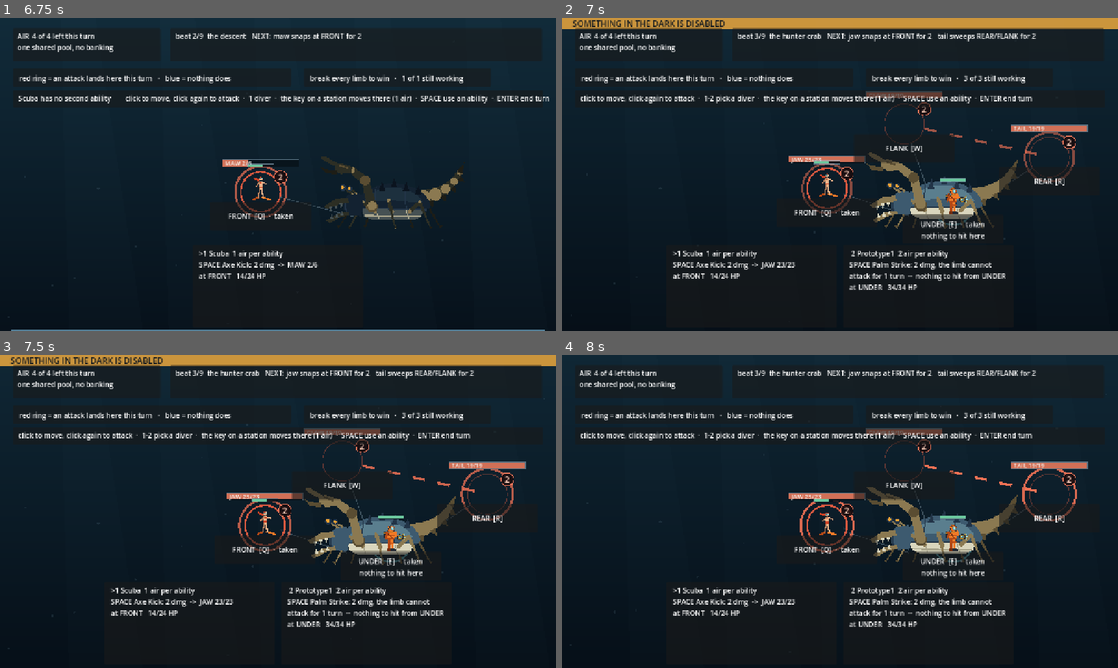
Above: before the commit, frames 1-4 (two rows, left to right).
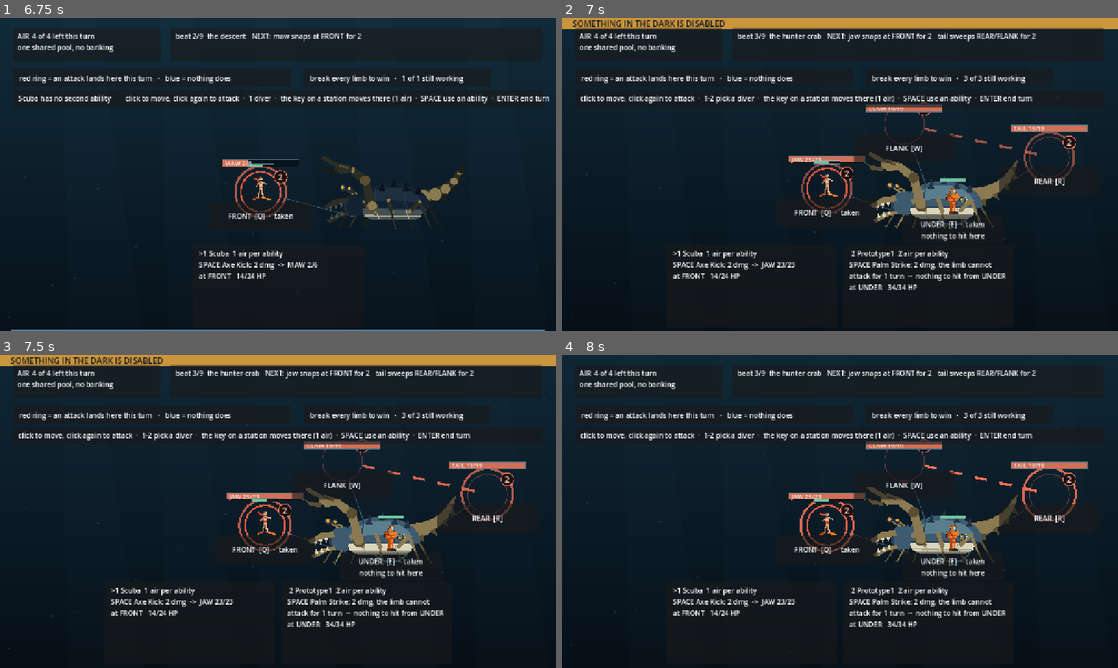
Above: after the commit, the same moments.

Repository: ImmortalDemonGod/salvage
Game: Godot game, scene res://game/main.tscn
The game is run twice, just before and just after one commit, with the same random seed, the same clock (stepped at 60 frames per second) and the same inputs.
Inputs (mouse positions are in pixels of both pictures, inside the frame that each line leads up to):
- Up to frame 1 (6.75 s): tap Enter every 0.75 s from 0.5 to 4.25 s; move the mouse to (400, 158) at 0.52 s; hold W 0.53-1.25 s; tap 1 at 0.6 s; click (400, 158) at 0.67 s; tap Space at 0.77, 3.77 s; drag from (166, 190) to (250, 237) at 1.27 s; move the mouse to (333, 105) at 2.02 s; hold W 2.03-2.75 s; tap 3 at 2.1 s; drag from (250, 237) to (111, 127) at 2.77 s; move the mouse to (444, 221) at 3.52 s; tap Q at 3.6 s; drag from (111, 127) to (194, 96) at 4.27 s; move the mouse to (305, 174) at 5.02 s; tap R at 5.1 s; click (305, 174) at 5.17 s; drag from (194, 96) to (166, 190) at 5.77 s; move the mouse to (400, 158) at 6.52 s; hold W from 6.53 s (still down); tap F at 6.6 s
- Up to frame 2 (7 s): keep holding W; tap Space at 6.77 s
- Up to frame 3 (7.5 s): release W at 7.25 s; drag from (166, 527) to (250, 574) at 7.27 s
- Up to frame 4 (8 s): no input

Frame 1 is identical in both runs. In frame 2, 0.7% of the frame differs, in the area x 54-69%, y 23-31%; in frame 3, 0.7%; in frame 4, 0.7%.

Commit message:
clamp the limb bars out of the HUD

Diff:
--- a/game/main.gd
+++ b/game/main.gd
@@ -1048,7 +1048,9 @@
 			continue
 		var maxhp: float = float(int((combat.enc.limbs[lb] as Dictionary).hp))
 		var frac2: float = float(combat.limb_hp[lb]) / max(1.0, maxhp)
-		var at: Vector2 = place(st) + Vector2(-88, -74)
+		# clamped out of the HUD: a station high on the board pushed its bar
+		# up behind the control bar
+		var at: Vector2 = Vector2(place(st).x - 88.0, max(place(st).y - 74.0, HUD_BOTTOM + 4.0))
 		_bar(at, 176, 16, frac2, BAR_LIMB)
 		# and the name of what you are breaking, on the bar itself
 		var f2: Font = ThemeDB.fallback_font
